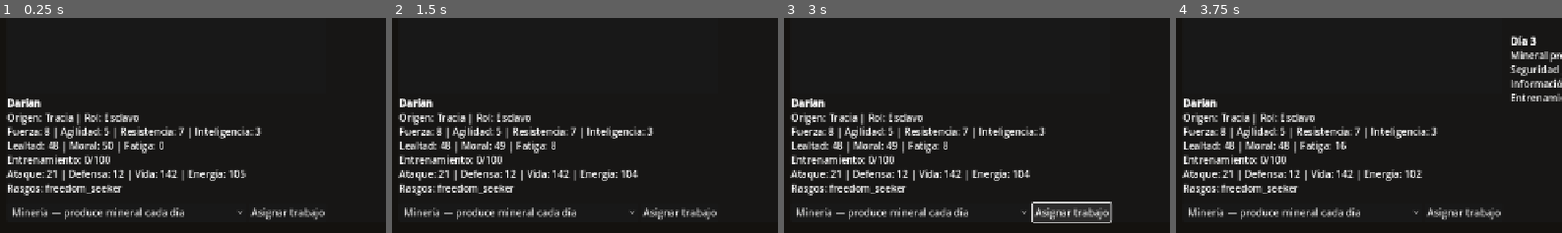
Above: before the commit, frames 1-4 (left to right).
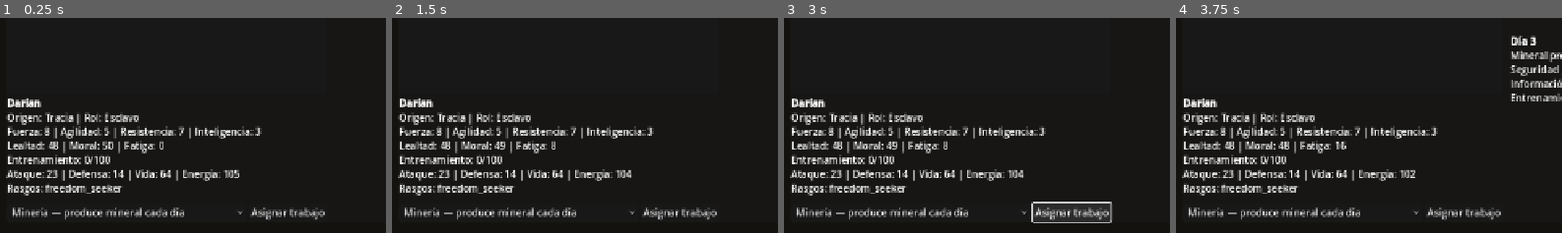
Above: after the commit, the same moments.

Repository: syfaadelia67-bot/Ludus-Gladiator-Simulator
Game: Godot game, scene res://scenes/Main.tscn
Two runs of this game, one before a commit and one after it. Both use one fixed random seed, a clock stepped at 60 frames per second and the inputs below.
Inputs:
- Up to frame 1 (0.25 s): no input
- Up to frame 2 (1.5 s): click "Avanzar un día" at 0.5 s; click "Renovar mercado (25)" at 1.25 s
- Up to frame 3 (3 s): click "Minería — produce mineral cad…" at 2 s; click "Asignar trabajo" at 2.75 s
- Up to frame 4 (3.75 s): click "Avanzar un día" at 3.5 s
The pictures show only the part of the screen within x 0-50%, y 50-100%; the shares and areas given below are measured in that part.

The runs differ from the first frame. In frame 1, 0.7% of the frame differs, in the area x 13-64%, y 70-76%; in frame 2, 0.7%; in frame 3, 0.7%; in frame 4, 0.7%.

Commit message:
Add technique and persistent health progression stats

Diff:
--- a/game/scripts/entities/person.gd
+++ b/game/scripts/entities/person.gd
@@ -10,6 +10,8 @@
 var agility: int = 5
 var endurance: int = 5
 var intelligence: int = 5
+var technique: int = 5
+var health: int = 50
 var loyalty: int = 50
 var morale: int = 50
 var fatigue: int = 0
@@ -32,9 +34,19 @@
     agility = int(data.get("agility", 5))
     endurance = int(data.get("endurance", 5))
     intelligence = int(data.get("intelligence", 5))
+    technique = int(data.get("technique", 5))
+    health = maxi(1, int(data.get("health", 50)))
     loyalty = int(data.get("loyalty", 50))
     morale = int(data.get("morale", 50))
+    fatigue = clampi(int(data.get("fatigue", 0)), 0, 100)
+    training = maxi(0, int(data.get("training", 0)))
     traits.assign(data.get("traits", []))
+    equipped_weapon_id = str(data.get("equipped_weapon_id", ""))
+    equipped_armor_id = str(data.get("equipped_armor_id", ""))
+    equipped_shield_id = str(data.get("equipped_shield_id", ""))
+    injury_severity = clampi(int(data.get("injury_severity", 0)), 0, 3)
+    injury_days = maxi(0, int(data.get("injury_days", 0)))
+    injury_name = str(data.get("injury_name", ""))
 
 func assign_job(new_job: String) -> void:
     if injury_days > 0 and new_job != "idle":
@@ -83,6 +95,14 @@
     fatigue = clampi(fatigue, 0, 100)
     return result
 
+func apply_growth(growth: Dictionary) -> void:
+    strength += int(growth.get("strength", 0))
+    agility += int(growth.get("agility", 0))
+    endurance += int(growth.get("endurance", 0))
+    intelligence += int(growth.get("intelligence", 0))
+    technique += int(growth.get("technique", 0))
+    health = maxi(1, health + int(growth.get("health", 0)))
+
 func apply_injury(name_value: String, severity: int, days: int) -> void:
     injury_name = name_value
     injury_severity = clampi(severity, 1, 3)
@@ -94,7 +114,7 @@
 
 func get_max_health() -> int:
     var penalty := injury_severity * 8
-    return maxi(30, 70 + endurance * 8 + strength * 2 - penalty)
+    return maxi(20, health + endurance * 2 - penalty)
 
 func get_max_energy() -> int:
     var fatigue_penalty := floori(float(fatigue) / 5.0)
@@ -102,10 +122,10 @@
     return maxi(20, 55 + endurance * 5 + agility * 3 - penalty)
 
 func get_base_attack() -> int:
-    return maxi(1, strength * 2 + agility - injury_severity * 3)
+    return maxi(1, strength * 2 + agility + floori(float(technique) / 2.0) - injury_severity * 3)
 
 func get_base_defense() -> int:
-    return maxi(1, endurance + agility - injury_severity * 2)
+    return maxi(1, endurance + agility + floori(float(technique) / 2.0) - injury_severity * 2)
 
 func get_injury_summary() -> String:
     if injury_days <= 0:
